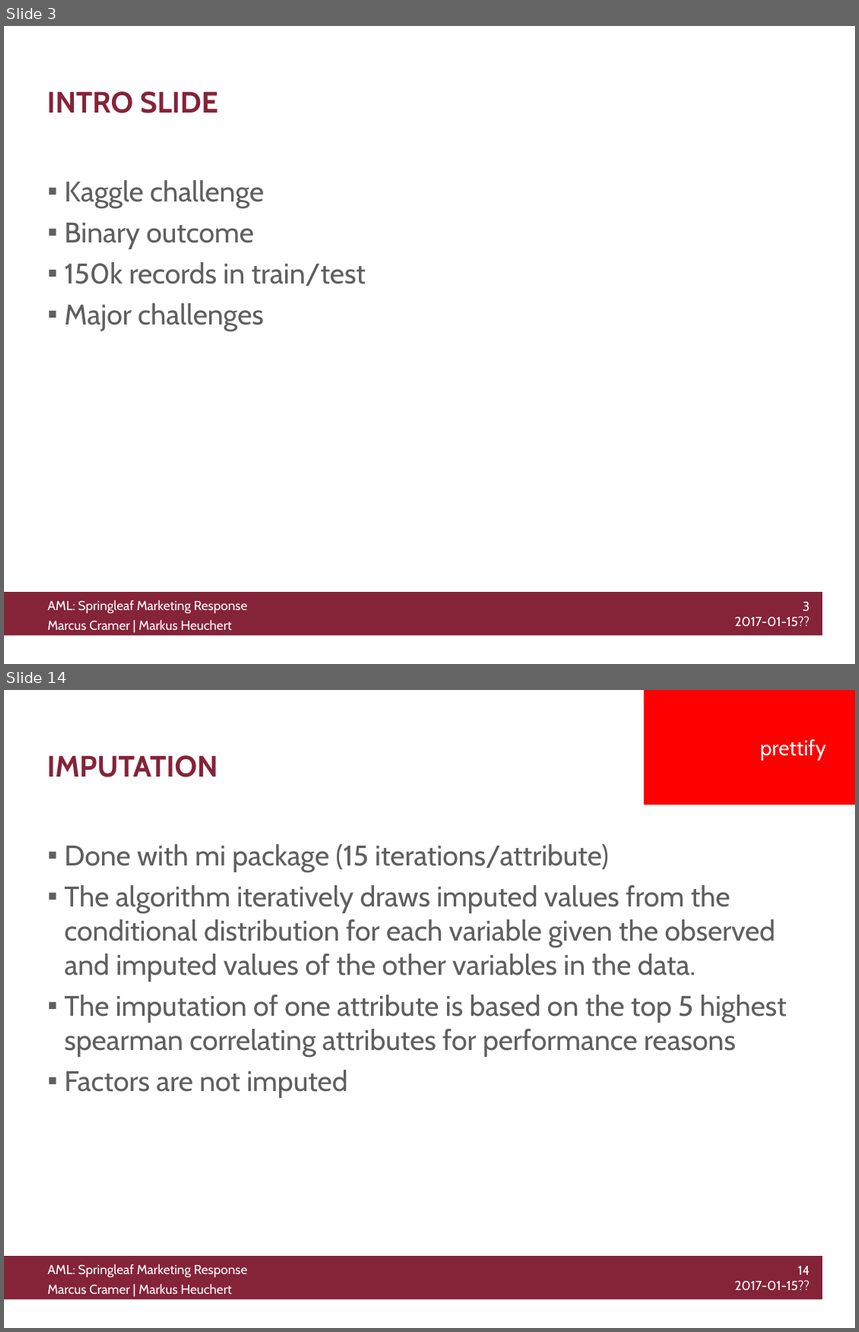
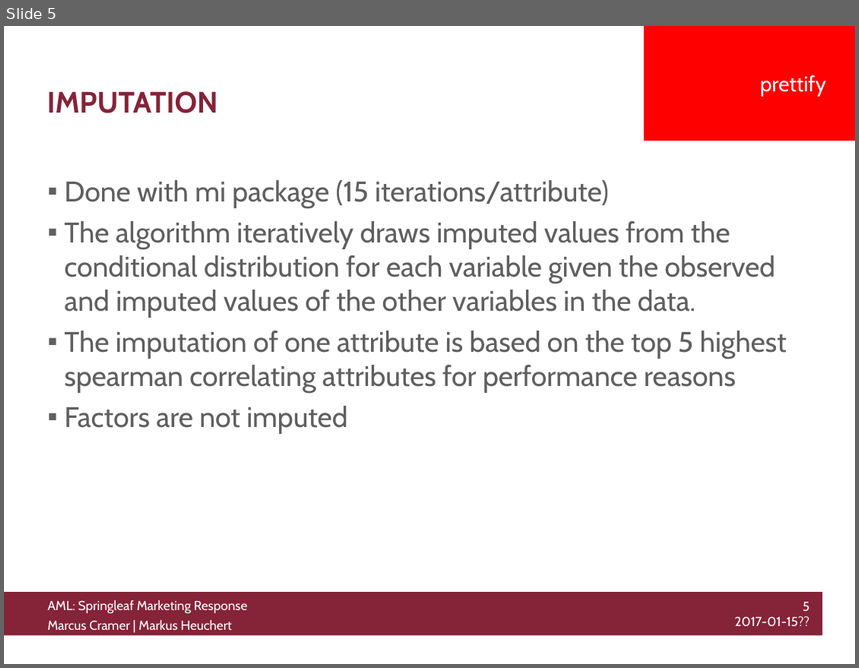
Before and after one commit to knusperman/AML_Springleaf, a slide deck: Presentation/presentation_outline.pptx. Shown one above the other, each under a label of ours: slides 3 and 14 before the commit, slide 5 after it; the slides between them are not shown. The pictures are 859x1332 and 859x668 pixels, drawn with LibreOffice and Linux fonts; fonts in the diff are those of the drawing; background and template pictures are left out. Boxes give left, top, right and bottom in pixels: in the first picture for what was removed or moved away, otherwise in the second. Text is boxed around its words. In the diff, an @@ line names an element or a change of style, - is before the commit and + after.

```diff
--- a/Presentation/presentation_outline.pptx
+++ b/Presentation/presentation_outline.pptx
@@ slide 3 removed at bbox=[4, 26, 855, 664], background #FFFFFF; not listed: 3 template elements that a slide beside it also shows @@
@@ title removed at bbox=[47, 91, 218, 113] @@
-INTRO SLIDE
@@ text removed at bbox=[64, 180, 366, 332] @@
-▪ Kaggle challenge
-▪ Binary outcome
-▪ 150k records in train/test
-▪ Major challenges
@@ what was slide 14 is now slide 5 @@
@@ text at bbox=[735, 602, 810, 627]: text changed @@
-14
-2017-01-15??
+5
+2017-01-15??
```
Also in this commit, not shown: 3 slides changed, 8 slides added, 10 other slides removed, 1 other file.
